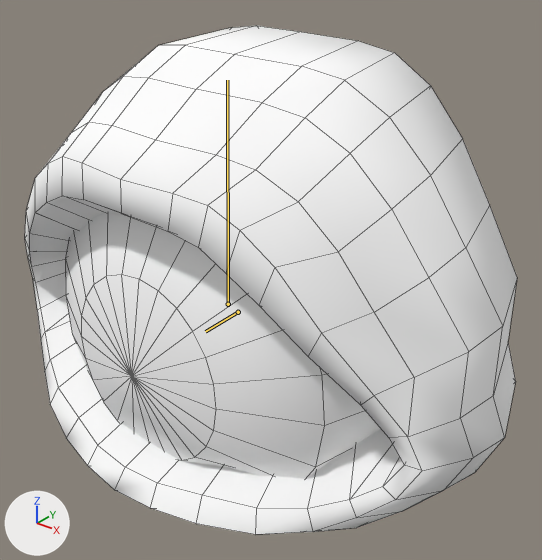
One commit to the Blender file Blend/VirusEye.blend: the scene before it, then after it.
One viewpoint serves both versions: a 50 mm camera at (2.02, -2.22, 1.57) aimed at (0.13, 0.14, 0.11). Lighting does not change. The marker at lower left points along +X, +Y and +Z. Both versions are drawn at frame 67 of the action 'Idle'; the numbers are the values there. The bones that bend it are drawn over the model as lines. Mesh edges are drawn as thin lines.

The first picture shows 'meshVirusEye'.
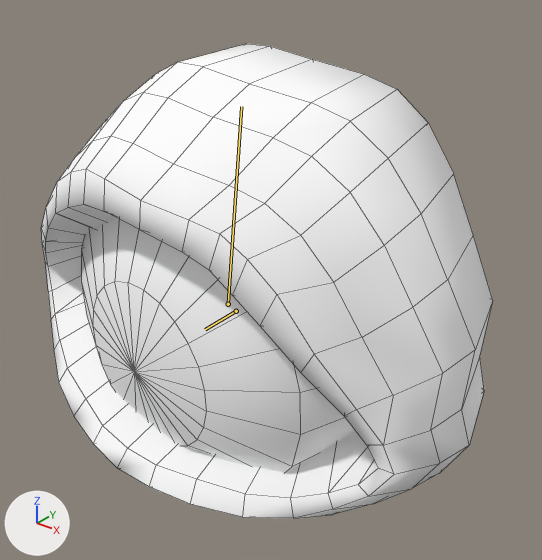
Boxes [x1, y1, x2, y2] around the edits, measured in the pictures (542 x 560 px):
'meshVirusEye', posed (8% narrower, 7% shorter): before [25, 26, 517, 535]; after [41, 44, 493, 518]
bone 'ROOT', root to tip: before (228, 304) to (227, 80); after (228, 304) to (241, 106)
bone 'eye', root to tip: before (238, 312) to (205, 331); after (236, 311) to (205, 329)

The edits, one by one:
Bone 'ROOT' (bone_root) turns from (0, 0, -2) to (1, -1, -7) degrees about its own x, y and z.
Bone 'ROOT' (bone_root) is rescaled from (0.99, 0.99, 0.99) to (0.91, 0.91, 0.91).
Bone 'eye' (bone_eye) turns from (-1, 1, 1) to (1, 1, 4) degrees about its own x, y and z.
